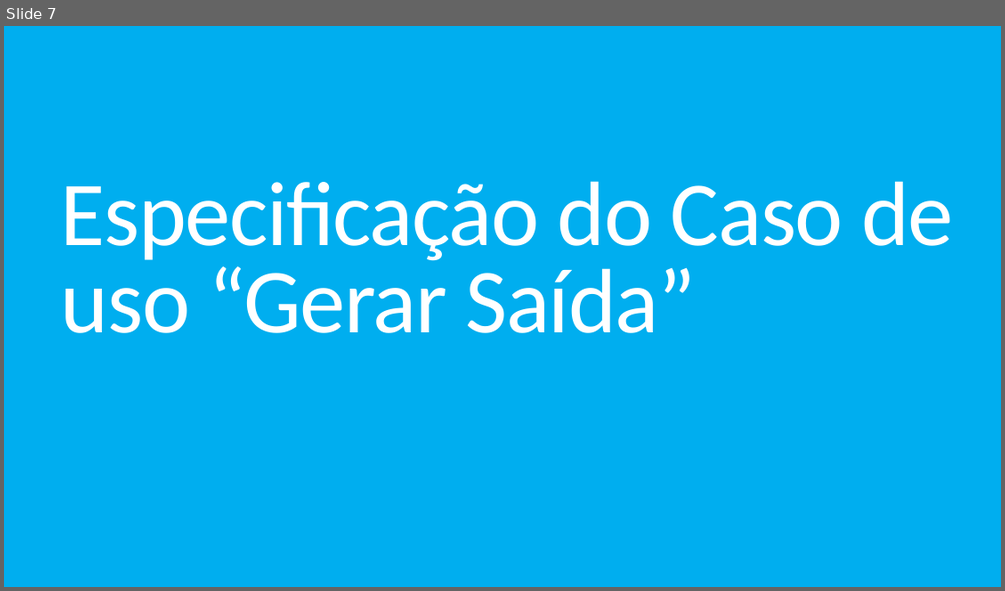
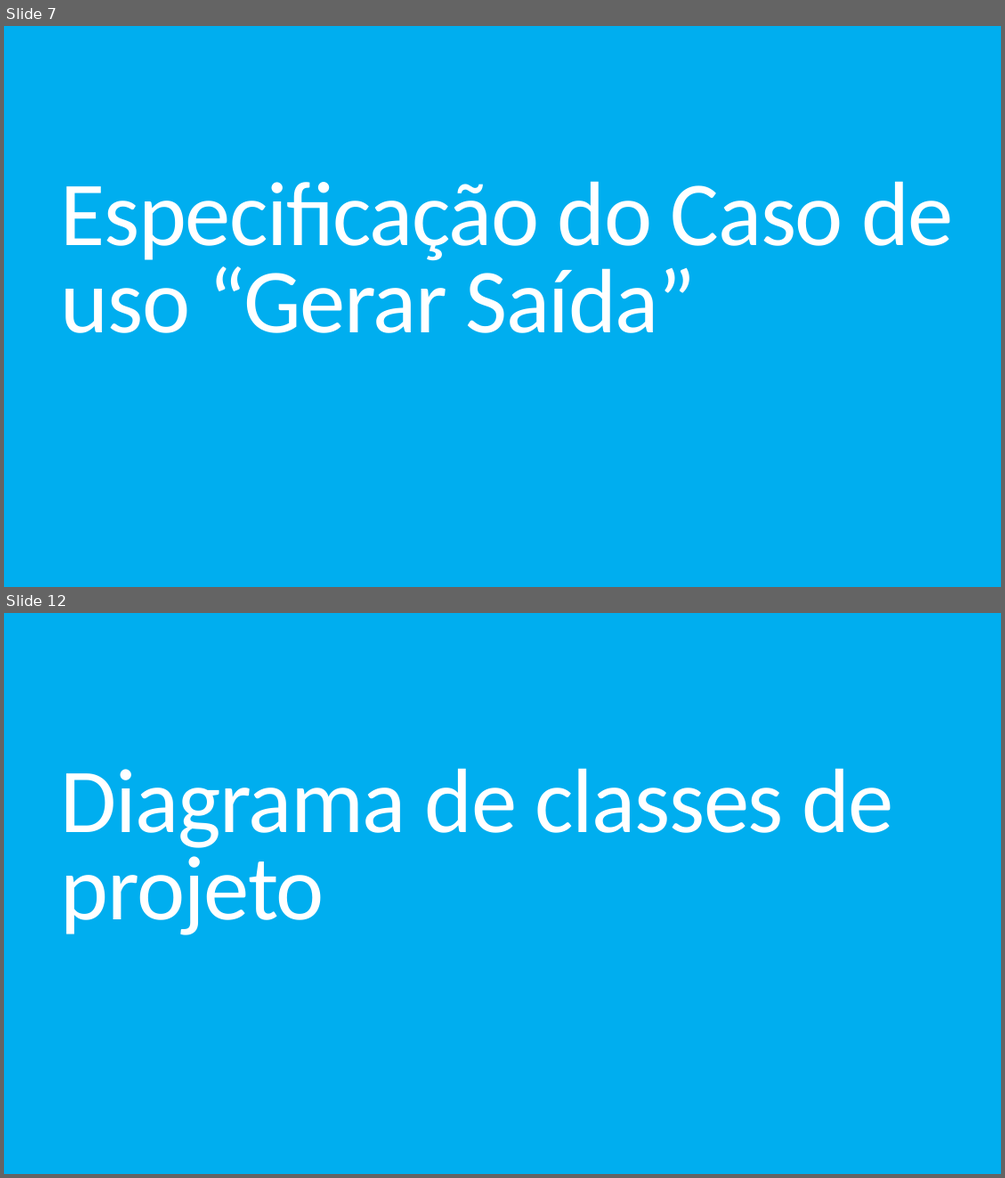
Before and after one commit to DouglasCPioC/engenharia-de-software-loja-de-motoboy, a slide deck: Slide/Projeto de uma empresa de motoboy.pptx. Shown one above the other, each under a label of ours: slide 7 before the commit, slides 7 and 12 after it; the slides between them are not shown. The pictures are 1005x591 and 1005x1178 pixels, drawn with LibreOffice and Linux fonts; fonts in the diff are those of the drawing. Boxes give left, top, right and bottom in pixels: in the first picture for what was removed or moved away, otherwise in the second. Text is boxed around its words. In the diff, an @@ line names an element or a change of style, - is before the commit and + after.

```diff
--- a/Slide/Projeto de uma empresa de motoboy.pptx
+++ b/Slide/Projeto de uma empresa de motoboy.pptx
@@ slide 12 added at [4,613,1001,1174], background #00AEEF @@
@@ title added at [61,768,894,935], 88 pt, text #FFFFFF @@
+Diagrama de classes de projeto
```
Also in this commit, not shown: 1 slide changed, 9 other slides added, 1 slide removed.
